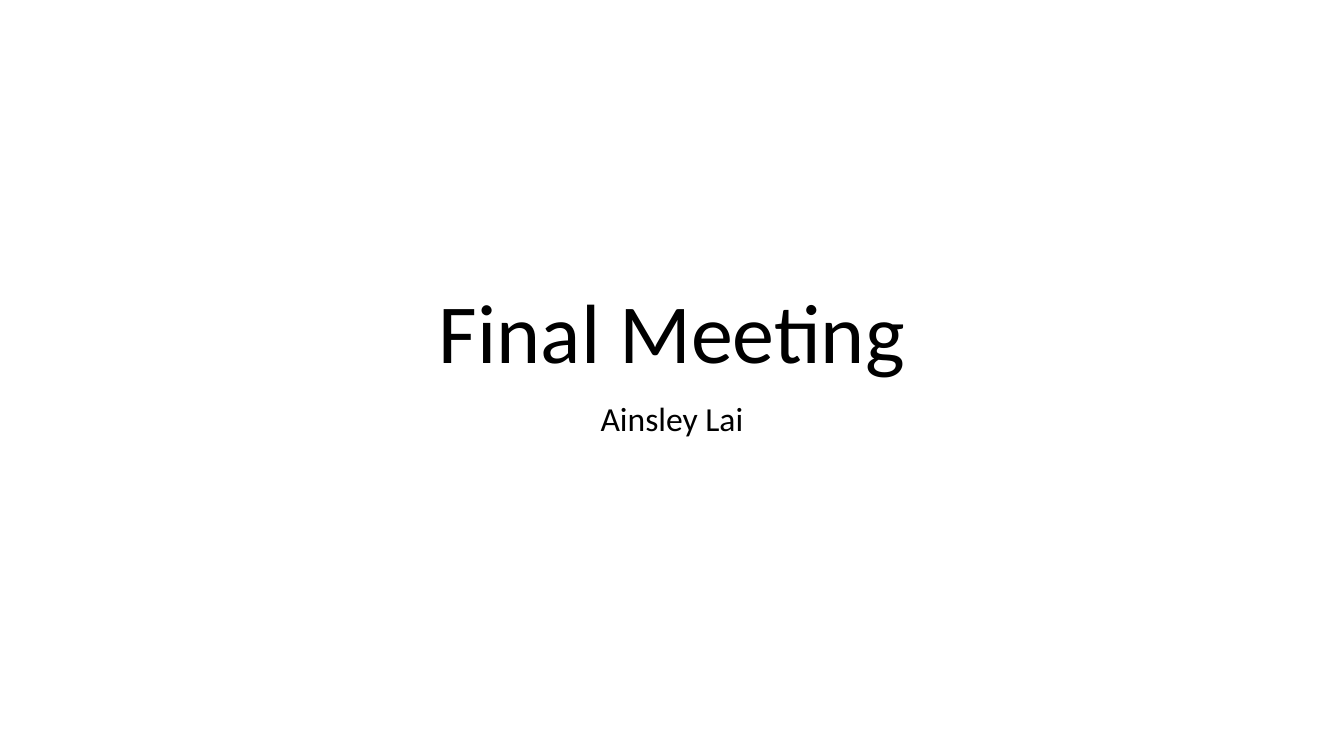
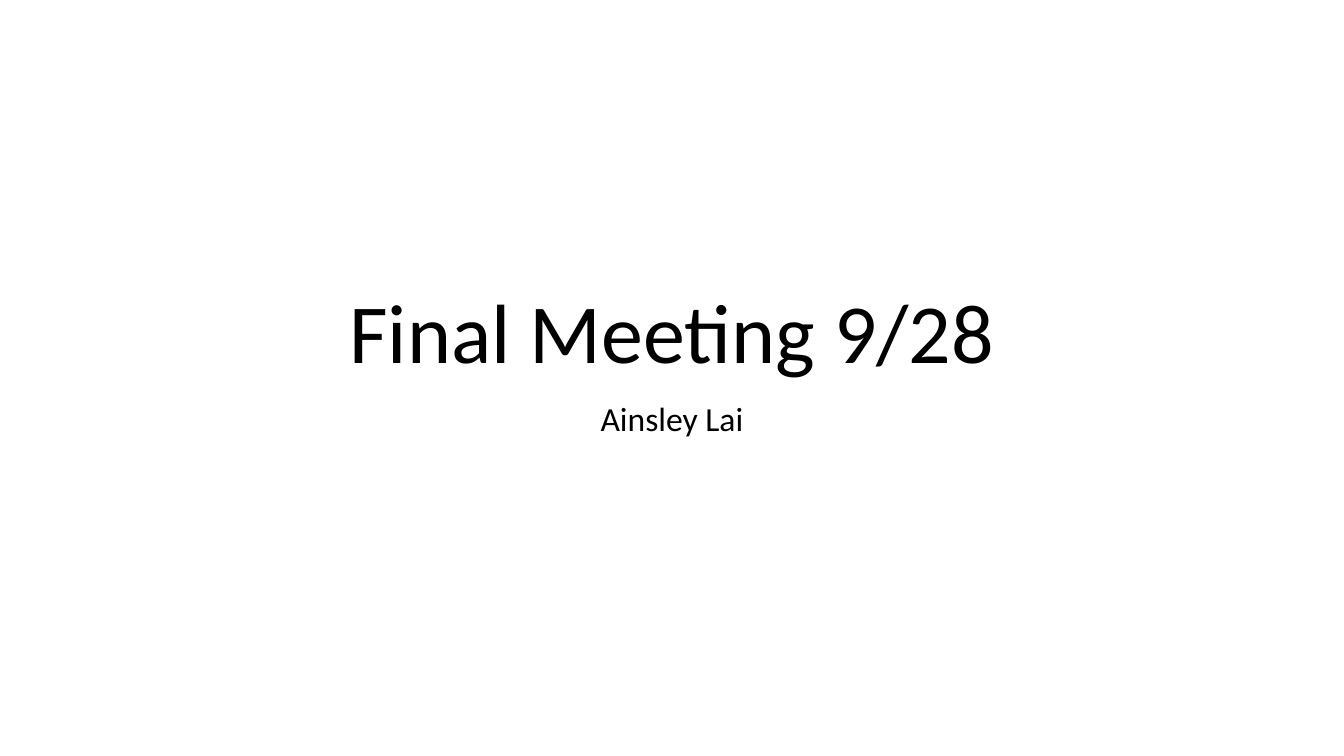
Before and after one commit to ainsleylaiuw/OcDa-Files, a slide deck: slide 1 of Presentations/Final Meeting.pptx. Drawn at 1344x756 pixels with LibreOffice and Linux fonts; fonts in the diff are those of the drawing. Boxes give left, top, right and bottom in pixels: in the first picture for what was removed or moved away, otherwise in the second. Text is boxed around its words. In the diff, an @@ line names an element or a change of style, - is before the commit and + after.

Commit message:
update final presentation

```diff
--- a/Presentations/Final Meeting.pptx
+++ b/Presentations/Final Meeting.pptx
@@ title at [349, 304, 994, 378]: text changed @@
-Final Meeting
+Final Meeting 9/28
```
